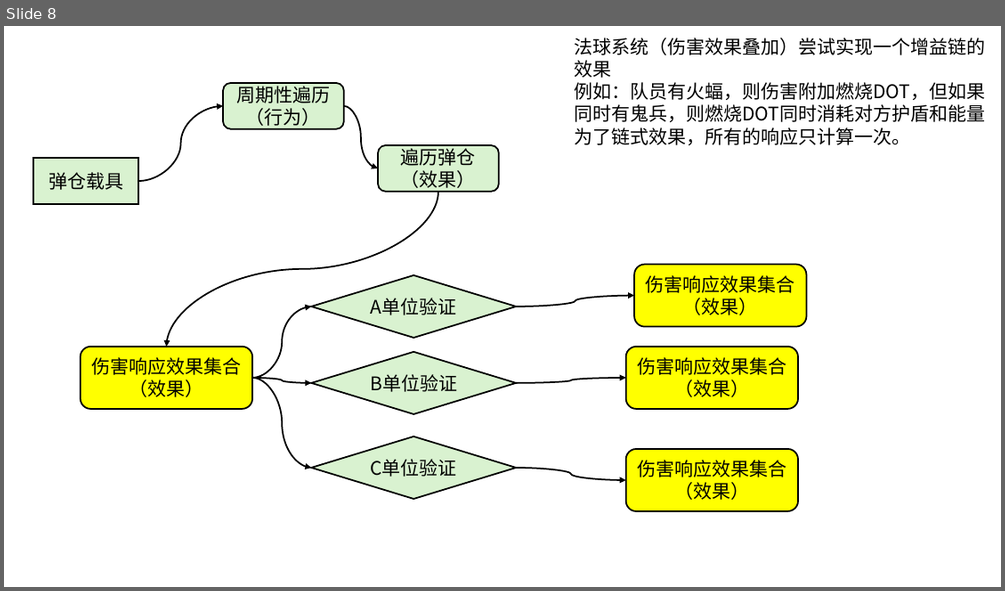
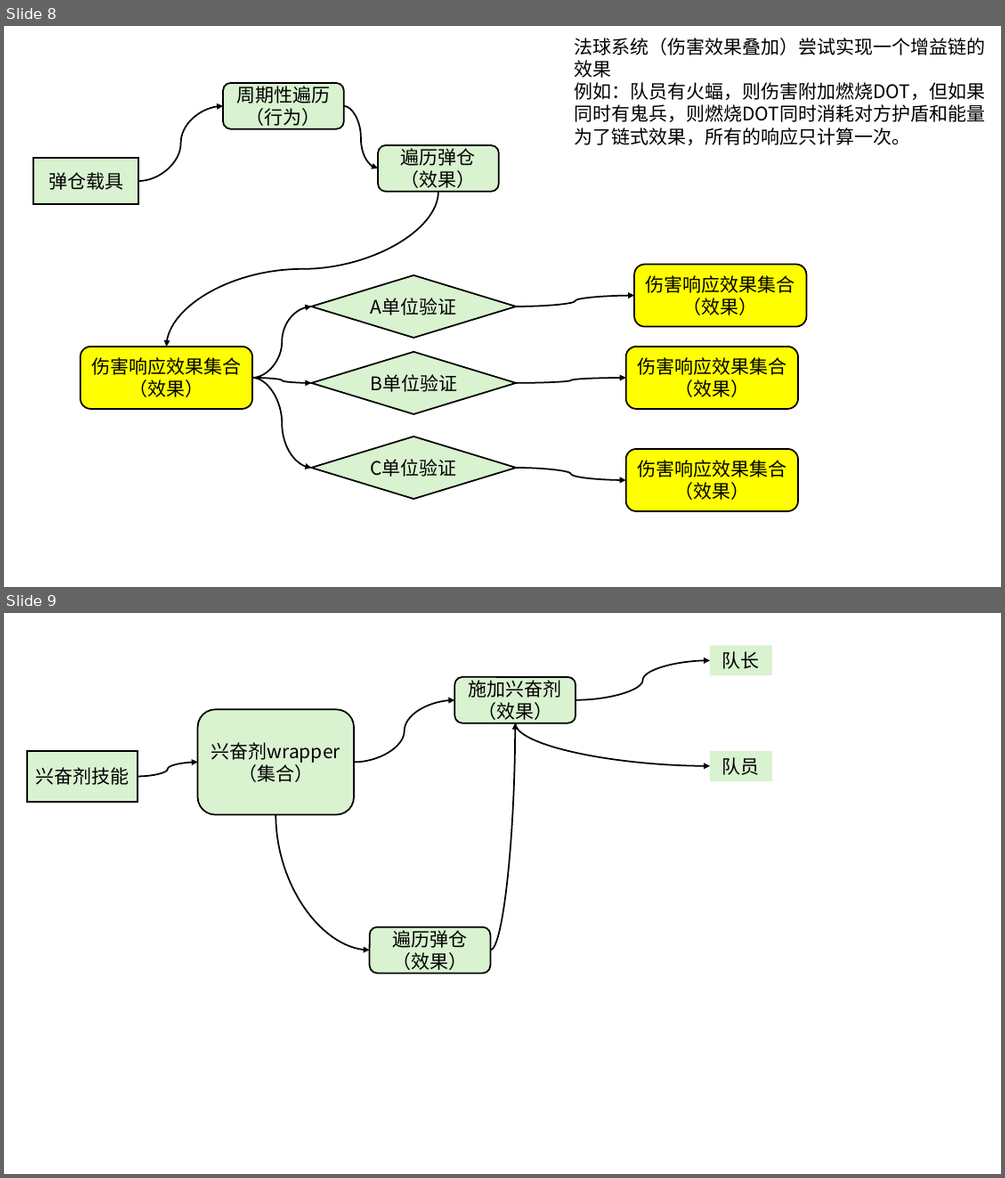
Before and after one commit to Sewens/LAb-for-Wol-Brave-new-Data-Addon, a slide deck: 图.pptx. Shown one above the other, each under a label of ours: slide 8 before the commit, slides 8 and 9 after it. The pictures are 1005x591 and 1005x1178 pixels, drawn with LibreOffice and Linux fonts; fonts in the diff are those of the drawing. Boxes give left, top, right and bottom in pixels: in the first picture for what was removed or moved away, otherwise in the second. Text is boxed around its words. In the diff, an @@ line names an element or a change of style, - is before the commit and + after.

Commit message:
Update 图.pptx
更新技能重定向设计图

```diff
--- a/图.pptx
+++ b/图.pptx
@@ slide 9 added at bbox=[4, 613, 1001, 1174], background #FFFFFF @@
@@ curved arrow added from (575, 699) to (710, 660), #000000 1.5 pt @@
@@ rectangle added at bbox=[710, 645, 772, 675], fill #D9F2D0, 18 pt, text #000000 @@
+队长
@@ rounded rectangle added at bbox=[455, 677, 576, 723], fill #D9F2D0, outline #000000 1.5 pt, 18 pt, text #000000 @@
+施加兴奋剂（效果）
@@ rounded rectangle added at bbox=[198, 709, 354, 815], fill #D9F2D0, outline #000000 1.5 pt, 18 pt, text #000000 @@
+兴奋剂wrapper（集合）
@@ curved arrow added from (354, 762) to (455, 699), #000000 1.5 pt @@
@@ curved arrow added from (490, 950) to (516, 723), #000000 1.5 pt @@
@@ curved arrow added from (516, 723) to (710, 766), #000000 1.5 pt @@
@@ rectangle added at bbox=[27, 751, 138, 802], fill #D9F2D0, outline #000000 1.5 pt, 18 pt, text #000000 @@
+兴奋剂技能
@@ curved arrow added from (138, 776) to (198, 762), #000000 1.5 pt @@
@@ rectangle added at bbox=[710, 751, 772, 780], fill #D9F2D0, 18 pt, text #000000 @@
+队员
@@ curved arrow added from (276, 815) to (370, 950), #000000 1.5 pt @@
@@ rounded rectangle added at bbox=[370, 927, 491, 973], fill #D9F2D0, outline #000000 1.5 pt, 18 pt, text #000000 @@
+遍历弹仓（效果）
```
